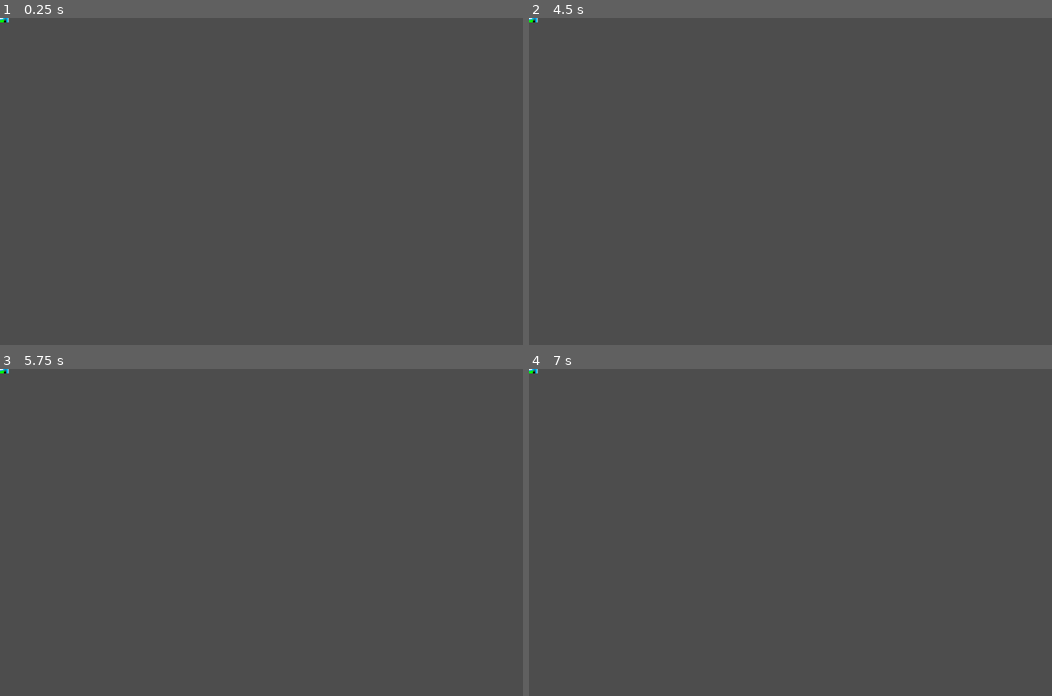
Above: before the commit, frames 1-4 (two rows, left to right).
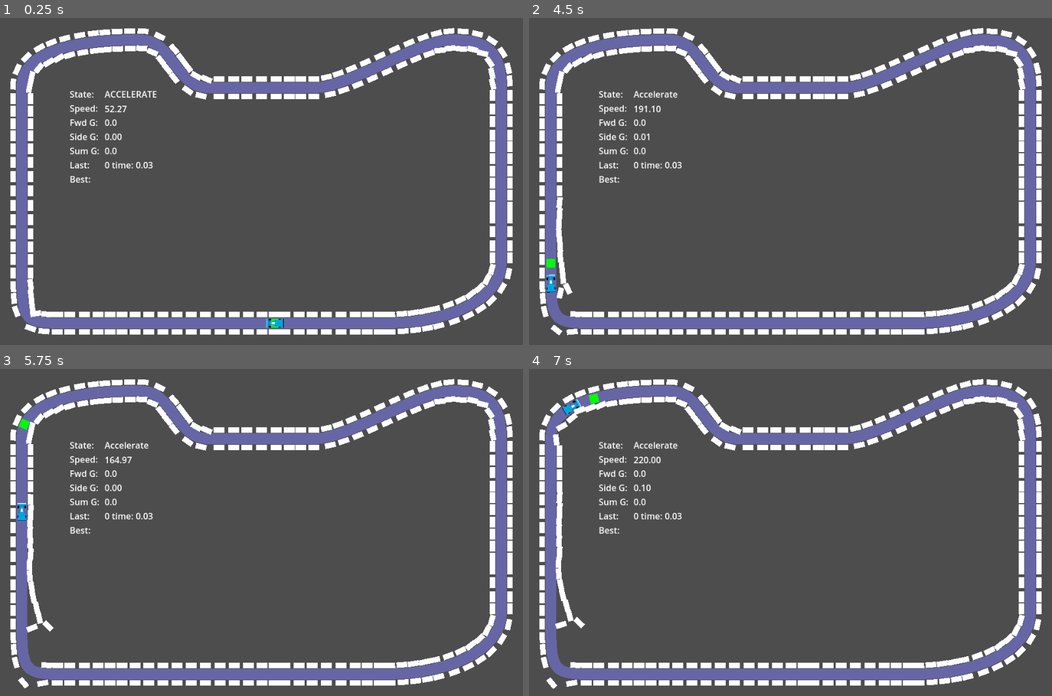
Above: after the commit, the same moments.

Repository: deecovan/v4-41-0
Game: Godot game, scene res://game.tscn
Same seed, same stepped clock (60 frames per second), same inputs: the game is played once before the commit and once after it.
Inputs:
- Up to frame 1 (0.25 s): no input
- Up to frame 2 (4.5 s): tap Enter at 1.25 s
- Up to frame 3 (5.75 s): no input
- Up to frame 4 (7 s): no input

The runs differ from the first frame. In frame 1, 18% of the frame differs, in the area x 0-98%, y 0-97%; in frame 2, 18%; in frame 3, 18%; in frame 4, 18%.
Error before the commit: Parse Error: Identifier "global_rotation" not declared in the current scope. (res://scripts/PlayerA.gd:77)

Commit message:
@NEXT Add Sectors and Legend logic

Diff:
--- a/game.tscn
+++ b/game.tscn
@@ -1,42 +1,101 @@
-[gd_scene load_steps=6 format=3 uid="uid://ddexfdtsjou7d"]
+[gd_scene load_steps=7 format=3 uid="uid://ddexfdtsjou7d"]
 
-[ext_resource type="PackedScene" uid="uid://cq3l3bqld866f" path="res://scenes/main.tscn" id="1_e2o6t"]
-[ext_resource type="Script" uid="uid://b0tdtspvfq8wa" path="res://scripts/main.gd" id="2_feb5d"]
-[ext_resource type="Script" uid="uid://b5gqxi42wtsfh" path="res://scripts/PlayerA.gd" id="3_feb5d"]
+[ext_resource type="Script" uid="uid://bwj5vxxqu500h" path="res://scripts/Game.gd" id="1_7jktm"]
+[ext_resource type="Script" uid="uid://chedx0unwitio" path="res://scripts/Race.gd" id="2_7jktm"]
+[ext_resource type="Script" uid="uid://47qk4m2i4ar8" path="res://scripts/PlayerA.gd" id="3_feb5d"]
+[ext_resource type="Script" uid="uid://w1r3nkkhlqhp" path="res://scripts/Track.gd" id="4_7jktm"]
 [ext_resource type="PackedScene" uid="uid://c0mc0r6m88auy" path="res://scenes/PlayerA.tscn" id="4_fc0e3"]
 
 [sub_resource type="Curve2D" id="Curve2D_feb5d"]
 bake_interval = 10.0
 _data = {
-"points": PackedVector2Array(0, 0, -128, 0, 256, 560, 0, 64, 0, 0, 40, 448, 0, 0, 0, -64, 40, 128, -128, 0, 64, 0, 256, 40, -64, 0, 0, 0, 384, 128, 0, 0, 64, 0, 576, 128, -64, 0, 64, 0, 832, 40, 0, -64, 0, 0, 920, 128, 0, 0, 0, 64, 920, 448, 128, 0, 0, 0, 704, 560, 0, 0, 0, 0, 256, 560)
+"points": PackedVector2Array(0, 0, -128, 0, 512, 560, 88, 0, -88, 0, 128, 560, 0, 112, 0, -112, 40, 448, 0, 0, 0, -64, 40, 128, -128, 0, 64, 0, 256, 40, -64, 0, 0, 0, 384, 128, 0, 0, 64, 0, 576, 128, -64, 0, 64, 0, 832, 40, 0, -64, 0, 0, 920, 128, 0, 0, 0, 64, 920, 448, 128, 0, 0, 0, 704, 560, 0, 0, 0, 0, 512, 560)
 }
-point_count = 11
+point_count = 12
 
 [node name="Game" type="Node2D"]
+script = ExtResource("1_7jktm")
 
-[node name="Main" parent="." instance=ExtResource("1_e2o6t")]
-script = ExtResource("2_feb5d")
+[node name="Main" type="Node2D" parent="."]
 
-[node name="Track" type="Node2D" parent="Main"]
+[node name="Race" type="Node2D" parent="Main"]
+script = ExtResource("2_7jktm")
+
+[node name="Player1" parent="Main/Race" groups=["Players"] instance=ExtResource("4_fc0e3")]
 script = ExtResource("3_feb5d")
-longitude_acc_limit = null
-longitude_decl_limit = null
-ang_speed = null
-look_step = null
-look_ahead = null
-max_speed = null
 
-[node name="PlayerA" parent="Main/Track" instance=ExtResource("4_fc0e3")]
-longitude_acc_limit = null
-longitude_decl_limit = null
-ang_speed = null
-look_step = null
-look_ahead = null
-max_speed = null
+[node name="Track" type="Path2D" parent="Main/Race"]
+curve = SubResource("Curve2D_feb5d")
+script = ExtResource("4_7jktm")
 
-[node name="Path2D" type="Path2D" parent="Main/Track"]
-curve = SubResource("Curve2D_feb5d")
+[node name="Path" type="PathFollow2D" parent="Main/Race/Track"]
+position = Vector2(512, 560)
+rotation = 3.14159
 
-[node name="PathFollow2D" type="PathFollow2D" parent="Main/Track/Path2D"]
-position = Vector2(256, 560)
-rotation = 3.14159
+[node name="Control" type="Control" parent="Main/Race"]
+layout_mode = 3
+anchors_preset = 0
+offset_right = 960.0
+offset_bottom = 600.0
+
+[node name="Label" type="Label" parent="Main/Race/Control"]
+layout_mode = 0
+offset_left = 128.0
+offset_top = 128.0
+offset_right = 183.0
+offset_bottom = 255.0
+text = "State:
+Speed:
+Fwd G:
+Side G:
+Sum G:
+Last:
+Best:"
+
+[node name="State" type="Label" parent="Main/Race/Control"]
+layout_mode = 0
+offset_left = 192.0
+offset_top = 128.0
+offset_right = 232.0
+offset_bottom = 151.0
+text = "ACCELERATE"
+
+[node name="Speed" type="Label" parent="Main/Race/Control"]
+layout_mode = 0
+offset_left = 192.0
+offset_top = 155.0
+offset_right = 232.0
+offset_bottom = 178.0
+text = "0.0"
+
+[node name="Fwd" type="Label" parent="Main/Race/Control"]
+layout_mode = 0
+offset_left = 192.0
+offset_top = 180.0
+offset_right = 232.0
+offset_bottom = 203.0
+text = "0.0"
+
+[node name="Side" type="Label" parent="Main/Race/Control"]
+layout_mode = 0
+offset_left = 192.0
+offset_top = 206.0
+offset_right = 232.0
+offset_bottom = 229.0
+text = "0.0"
+
+[node name="Sum" type="Label" parent="Main/Race/Control"]
+layout_mode = 0
+offset_left = 192.0
+offset_top = 232.0
+offset_right = 232.0
+offset_bottom = 255.0
+text = "0.0"
+
+[node name="Last" type="Label" parent="Main/Race/Control"]
+layout_mode = 0
+offset_left = 192.0
+offset_top = 258.0
+offset_right = 232.0
+offset_bottom = 281.0
+text = "0.0"
--- a/project.godot
+++ b/project.godot
@@ -37,6 +37,10 @@
 [editor]
 
 movie_writer/fps=30
+
+[global_group]
+
+Players=""
 
 [input]
 
@@ -78,14 +82,7 @@
 
 [rendering]
 
-textures/canvas_textures/default_texture_filter=0
-textures/default_filters/use_nearest_mipmap_filter=true
 textures/default_filters/anisotropic_filtering_level=0
-anti_aliasing/quality/msaa_2d=2
-anti_aliasing/quality/msaa_3d=2
 textures/decals/filter=0
 textures/light_projectors/filter=0
-anti_aliasing/quality/screen_space_aa=1
-anti_aliasing/quality/use_taa=true
-anti_aliasing/quality/use_debanding=true
 occlusion_culling/use_occlusion_culling=true
--- a/scenes/PlayerA.tscn
+++ b/scenes/PlayerA.tscn
@@ -1,12 +1,11 @@
-[gd_scene load_steps=10 format=3 uid="uid://c0mc0r6m88auy"]
+[gd_scene load_steps=9 format=3 uid="uid://c0mc0r6m88auy"]
 
-[ext_resource type="Script" uid="uid://b5gqxi42wtsfh" path="res://scripts/PlayerA.gd" id="1_khco6"]
-[ext_resource type="Texture2D" uid="uid://b4qtfx47oknbu" path="res://Art/Cars/cyan.png" id="2_2ekgg"]
-[ext_resource type="PackedScene" path="res://scenes/CyanPoint.tscn" id="3_str8i"]
-[ext_resource type="Texture2D" uid="uid://clcxa8k2ox3cj" path="res://Art/Cars/cyan_right.png" id="4_8iv3w"]
+[ext_resource type="Texture2D" uid="uid://oe2q3hpr7u80" path="res://Art/Cars/cyan.png" id="2_2ekgg"]
+[ext_resource type="PackedScene" uid="uid://b4ky68tisr70d" path="res://scenes/CyanPoint.tscn" id="3_str8i"]
+[ext_resource type="Texture2D" uid="uid://cbm40phomwsnf" path="res://Art/Cars/cyan_right.png" id="4_8iv3w"]
 
 [sub_resource type="RectangleShape2D" id="RectangleShape2D_ibbax"]
-size = Vector2(32, 16)
+size = Vector2(34, 18)
 
 [sub_resource type="AtlasTexture" id="AtlasTexture_wc20p"]
 atlas = ExtResource("2_2ekgg")
@@ -44,9 +43,9 @@
 
 [node name="PlayerA" type="CharacterBody2D"]
 z_index = 500
-script = ExtResource("1_khco6")
 
 [node name="CollisionShape2D" type="CollisionShape2D" parent="."]
+z_index = 500
 shape = SubResource("RectangleShape2D_ibbax")
 
 [node name="Sprite2D" type="Sprite2D" parent="."]
--- a/scenes/main.tscn
+++ /dev/null
@@ -1,3 +0,0 @@
-[gd_scene format=3 uid="uid://cq3l3bqld866f"]
-
-[node name="Main" type="Node2D"]
--- a/scenes/walls.tscn
+++ b/scenes/walls.tscn
@@ -1,11 +1,26 @@
-[gd_scene load_steps=2 format=3 uid="uid://dsmbenpgu4g88"]
+[gd_scene load_steps=4 format=3 uid="uid://dsmbenpgu4g88"]
+
+[sub_resource type="PhysicsMaterial" id="PhysicsMaterial_def3t"]
+rough = true
+bounce = 1.0
+absorbent = true
 
 [sub_resource type="RectangleShape2D" id="RectangleShape2D_def3t"]
 size = Vector2(20, 10)
 
+[sub_resource type="PhysicsMaterial" id="PhysicsMaterial_yax5h"]
+rough = true
+bounce = 1.0
+absorbent = true
+
 [node name="Walls" type="Node2D"]
+z_index = 500
 
 [node name="RigidBody2D" type="RigidBody2D" parent="."]
+z_index = 500
+physics_material_override = SubResource("PhysicsMaterial_def3t")
+linear_damp = 1.0
+angular_damp = 1.0
 
 [node name="ColorRect" type="ColorRect" parent="RigidBody2D"]
 offset_left = -10.0
@@ -13,16 +28,24 @@
 offset_right = 10.0
 offset_bottom = -11.0
 
-[node name="ColorRect2" type="ColorRect" parent="RigidBody2D"]
+[node name="CollisionShape2D" type="CollisionShape2D" parent="RigidBody2D"]
+z_index = 500
+position = Vector2(0, -16)
+shape = SubResource("RectangleShape2D_def3t")
+
+[node name="RigidBody2D2" type="RigidBody2D" parent="."]
+z_index = 500
+physics_material_override = SubResource("PhysicsMaterial_yax5h")
+linear_damp = 1.0
+angular_damp = 1.0
+
+[node name="ColorRect2" type="ColorRect" parent="RigidBody2D2"]
 offset_left = -10.0
 offset_top = 11.0
 offset_right = 10.0
 offset_bottom = 21.0
 
-[node name="CollisionShape2D" type="CollisionShape2D" parent="RigidBody2D"]
-position = Vector2(0, -16)
-shape = SubResource("RectangleShape2D_def3t")
-
-[node name="CollisionShape2D2" type="CollisionShape2D" parent="RigidBody2D"]
+[node name="CollisionShape2D2" type="CollisionShape2D" parent="RigidBody2D2"]
+z_index = 500
 position = Vector2(0, 16)
 shape = SubResource("RectangleShape2D_def3t")
--- a/scripts/main.gd
+++ b/scripts/Game.gd
@@ -1,5 +1,6 @@
 extends Node2D
 
+## Main control keys for window and game
 func _process(_delta):
 	if Input.is_action_just_pressed('reload'):
 		get_tree().reload_current_scene()
--- a/scripts/PlayerA.gd
+++ b/scripts/PlayerA.gd
@@ -1,28 +1,31 @@
-extends Node
+extends Node2D
 
 var track: Path2D
 var path: PathFollow2D
+
 var mem = {
 	tick  = 0,   ## counted
 	delta = 0.0  ## average
 }
+
 var extrem_rot = {
 	progress = 0.0,
-	rot = 0.0,
+	rotspeed = 0.0,
 	distance = 0.0
 }
 
 var speed := 0.0
-var gConst: float = 9.81
+var gConst: float = 98
 
 ## Each car must be configured
-@export var longitude_acc_limit := 2.0 ## acceleration limit in g. 3g equals 3*9.81=29.43  20px/s*s
-@export var longitude_decl_limit := 3.0 ## decceleration/breaking limit in g. 3g equals 3*9.81=29.43  20px/s*s
-@export var ang_speed    := 0.25   ## max angular speed in radians/s
+## acceleration limit in g.
+## 2g equals 2 * 98 = 196  200 near px/s*s
+@export var longitude_acc_limit := 2.0
+@export var longitude_decl_limit := 3.0 ## decceleration/breaking limit in g.
+@export var ang_speed    := 0.5   ## max angular speed in radians/s
 @export var look_step    := 0.2   ## look step to look ahead (s)
-@export var look_ahead   := 3.0    ## look ahead in seconds
-## Tested max speed in last changed logic was 131.32
-@export var max_speed    := 100.0  ## Max speed in pixels/second
+@export var look_ahead   := 2.0    ## look ahead in seconds
+@export var max_speed    := 220.0  ## Max speed in pixels/second
 #@export var start_offset := 0.0   ## Start position offset in pixels
 
 enum {BRAKE, ACCELERATE, COAST}
@@ -33,7 +36,6 @@
 var tick: int = 0
 var leaf: int = 0
 var lap_tick: int = 0
-
 
 func _process(delta: float) -> void:
 	timer += delta
@@ -51,20 +53,24 @@
 		current_path_progress, speed, look_ahead, look_step, _delta)
 	$CyanPoint.show()
 
-	if extrem_rot.rot > ang_speed:
+	if extrem_rot.rotspeed > ang_speed:
 		# Check brake_distance
 		if (extrem_rot.progress - current_path_progress) < extrem_rot.brake_distance:
 			speed = slow_down(delta)
 			if state != BRAKE:
 				state = BRAKE
-				print (var_to_str(extrem_rot), " speed: %.2f " % speed, "BRAKE")
+				### Debug
+				#print (var_to_str(extrem_rot), " speed: %.2f " % speed, "BRAKE")
 				$CyanPoint.play("BRAKE")
+				get_parent().print_label("State", "Brake")
 	else:
 		if state != ACCELERATE:
 			state = ACCELERATE
-			print ("ACCELERATE")
+			### Debug
+			#print ("ACCELERATE")
 			$CyanPoint.play("ACCELERATE")
 			$AnimatedSprite2D.play("ACCELERATE")
+			get_parent().print_label("State", "Accelerate")
 		speed = accelerate(delta)
 
 	## Restore progress
@@ -72,23 +78,36 @@
 	## Update progress
 	path.progress  += speed * delta
 
-	# Prints debug info if current rotation reach the limits.
-	var print_rotation = abs (
+	# Prints debug info if current rotspeed reach the limits.
+	var print_rotspeed = abs (
 			abs(global_rotation)
 			- abs(path.global_rotation))
-	if print_rotation > ang_speed:
-		print(
-			"curr.point: ", int(current_path_progress),
-			" speed: %.2f" % speed,
-			" rotation: %.2f" % print_rotation,
-			" brake point: ", int(extrem_rot.progress),
-			" distance: ", int(extrem_rot.brake_distance),
-			)
+	get_parent().print_label("Speed", "%.2f" % speed)
+	get_parent().print_label("Side", "%.2f" % (print_rotspeed * PI))
+	if print_rotspeed > ang_speed:
+		## Warning speed
+		get_parent().color_label("Side", Color.RED)
+		### Debug
+		#print(
+			#"curr.point: ", int(current_path_progress),
+			#" speed: %.2f" % speed,
+			#" rotspeed: %.2f" % print_rotspeed,
+			#" brake point: ", int(extrem_rot.progress),
+			#" distance: ", int(extrem_rot.brake_distance),
+			#)
+	elif print_rotspeed > (ang_speed/10):
+		## Notice speed
+		get_parent().color_label("Side", Color.YELLOW)
+	else:
+		## Normal speed
+		get_parent().color_label("Side", Color.WHITE)
 
 	if path.progress_ratio < last_progress_ratio:
 		print ("===============================================================",
 		" Lap: ", lap_tick, " time: %.2f" % timer)
+		get_parent().print_label("Last", str(lap_tick) + " time: %.2f" % timer)
 		lap_tick += 1
+		timer = 0.0
 
 	# Detect side of rotation and play animation under braking
 	if state == BRAKE :
@@ -103,17 +122,17 @@
 	global_position = path.global_position
 	last_progress_ratio = path.progress_ratio
 
-## Process Leaf
 func do_leaf(_delta: float) -> void:
-	leaf += 1
-
+	## Ancient code
+	#leaf += 1
+	pass
 
 func find_extrem_rotation(cur_path_progress, cur_speed, ahead, step, delta):
 	var remember_path_progress = path.progress
 	path.progress = cur_path_progress
 	var ret = {
 		progress = cur_path_progress,
-		rot = 0.0,
+		rotspeed = 0.0,
 		brake_distance = 0.0
 	}
 	var check_rotation_from = path.global_rotation
@@ -123,15 +142,16 @@
 		path.progress = cur_path_progress + check_position
 		var check_rotation = path.global_rotation
 		var cur_rotaton = abs (abs(check_rotation) - abs(check_rotation_from))
-		#$CyanPoint.hide()
+		print(cur_rotaton)
+		$CyanPoint.hide()
 		if cur_rotaton > last_rotation:
 			var brake_distance = (
-				(cur_rotaton / ang_speed)
-				* cur_speed * cur_speed * delta
+					(cur_rotaton / ang_speed)
+					* cur_speed * cur_speed * delta
 				) / longitude_decl_limit
 			ret = {
 				progress = path.progress,
-				rot = cur_rotaton,
+				rotspeed = cur_rotaton,
 				brake_distance = brake_distance
 			}
 			$CyanPoint.global_position = path.global_position
@@ -144,14 +164,12 @@
 	path.progress = remember_path_progress
 	return ret
 
-
 func slow_down(delta: float) -> float:
-	return clamp(speed - longitude_acc_limit * gConst * delta, 0, max_speed)
-
+	return clamp(speed - longitude_decl_limit * gConst * delta, 0, max_speed)
 
 func accelerate(delta: float) -> float:
-	return clamp(speed + longitude_acc_limit * gConst * delta, 0, max_speed)
-
+	var acc = clamp(speed + longitude_acc_limit * gConst * delta, 0, max_speed)
+	return acc
 
 #func change_state(new_state):
 	#state = new_state
--- /dev/null
+++ b/scripts/Race.gd
@@ -0,0 +1,42 @@
+extends Node2D
+
+var track: Path2D
+var path: PathFollow2D
+var control: Control
+
+var timer: float = 0.0
+var tick: int = 0
+
+func _ready() -> void:
+	var players = get_tree().get_nodes_in_group("Players")
+	for player in players:
+		player.track = self.find_child("Track")
+		player.path = player.track.find_child("Path")
+		printt(player.track, player.path)
+	control = self.find_child("Control")
+
+func print_label(label: StringName, text: String) -> void:
+	var is_label = control.find_child(label)
+	if is_label:
+		is_label.text = text
+
+
+func color_label(label: StringName, color: Color) -> void:
+	var is_label = control.find_child(label)
+	if is_label:
+		is_label.set("theme_override_colors/font_color", color)
+
+func _process(_delta: float) -> void:
+	## Ancient code
+	#timer += delta
+	#if int(timer) > tick: ## Next Tick
+		#do_tick(delta)
+	pass
+
+## Process Tick
+func do_tick(_delta) -> void:
+	## Ancient code
+	#tick += 1
+	#if(tick % 1 == 0):
+		#pass
+	pass
--- a/scripts/track.gd
+++ b/scripts/track.gd
@@ -1,15 +1,13 @@
 extends Node2D
 
-var path: Path2D
-var pathFollow: PathFollow2D
+var path: PathFollow2D
 var line: Line2D
-@export var trackDetails: int = 30
-@export var wallsPackedScene: PackedScene
+
+var trackDetails: int = 20
 var loadedWalls
 
 func _ready() -> void:
-	path = $Path2D
-	pathFollow = $Path2D/PathFollow2D
+	path = find_child("Path")
 	loadedWalls = preload("res://scenes/walls.tscn")
 	drawTrack()
 
@@ -24,18 +22,18 @@
 	var lastPoint = Vector2.ZERO
 	var lastUnusedPoint = Vector2.ZERO
 	var i = 0
-	for point in path.curve.get_baked_points():
-		var diretionTo = lastUnusedPoint.direction_to(point).angle()
+	for point in self.curve.get_baked_points():
+		var directionTo = lastUnusedPoint.direction_to(point).angle()
 		var distanceTo = Vector2(lastPoint - point).length()
 		if distanceTo > trackDetails and lastUnusedPoint != Vector2.ZERO:
 			var newWalls = loadedWalls.instantiate()
 			newWalls.name = "walls" + str(i)
 			i += 1
 			newWalls.position = point
-			newWalls.rotation = diretionTo
+			newWalls.rotation = directionTo
 			add_child(newWalls)
 			lastPoint = point
-			#printt(lastPoint, point, diretionTo)
+			#printt(lastPoint, point, directionTo)
 		lastUnusedPoint = point
 
 		line.add_point(point)
Not shown: 1 places in scenes/CyanPoint.tscn that only renumber resources
Not shown, added: scripts/Game.gd.uid
Not shown, added: scripts/PlayerA.gd.uid
Not shown, added: scripts/Race.gd.uid
Not shown, removed: scripts/main.gd.uid
Not shown, changed: scripts/track.gd.uid
Not shown, changed: README.MD
